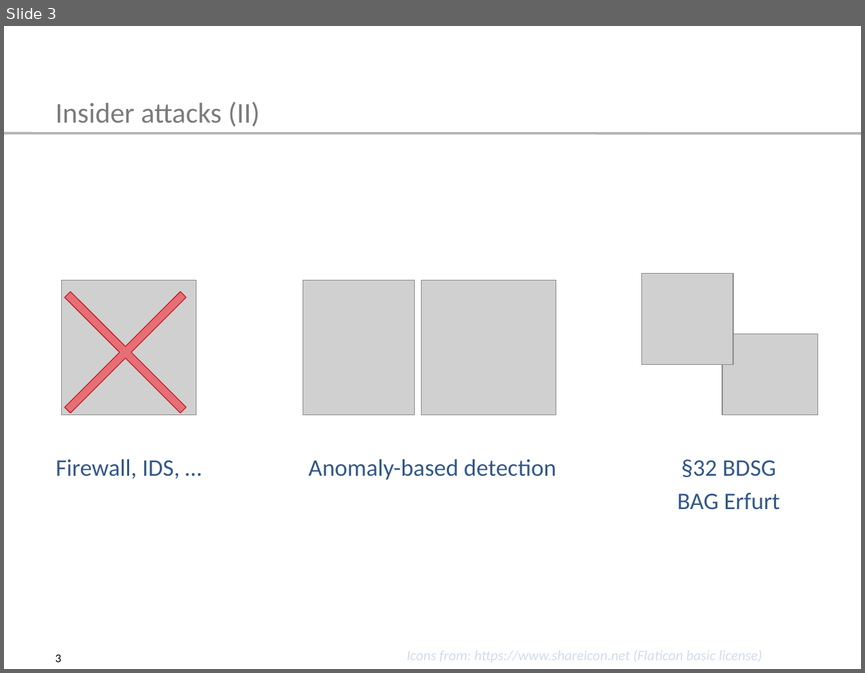
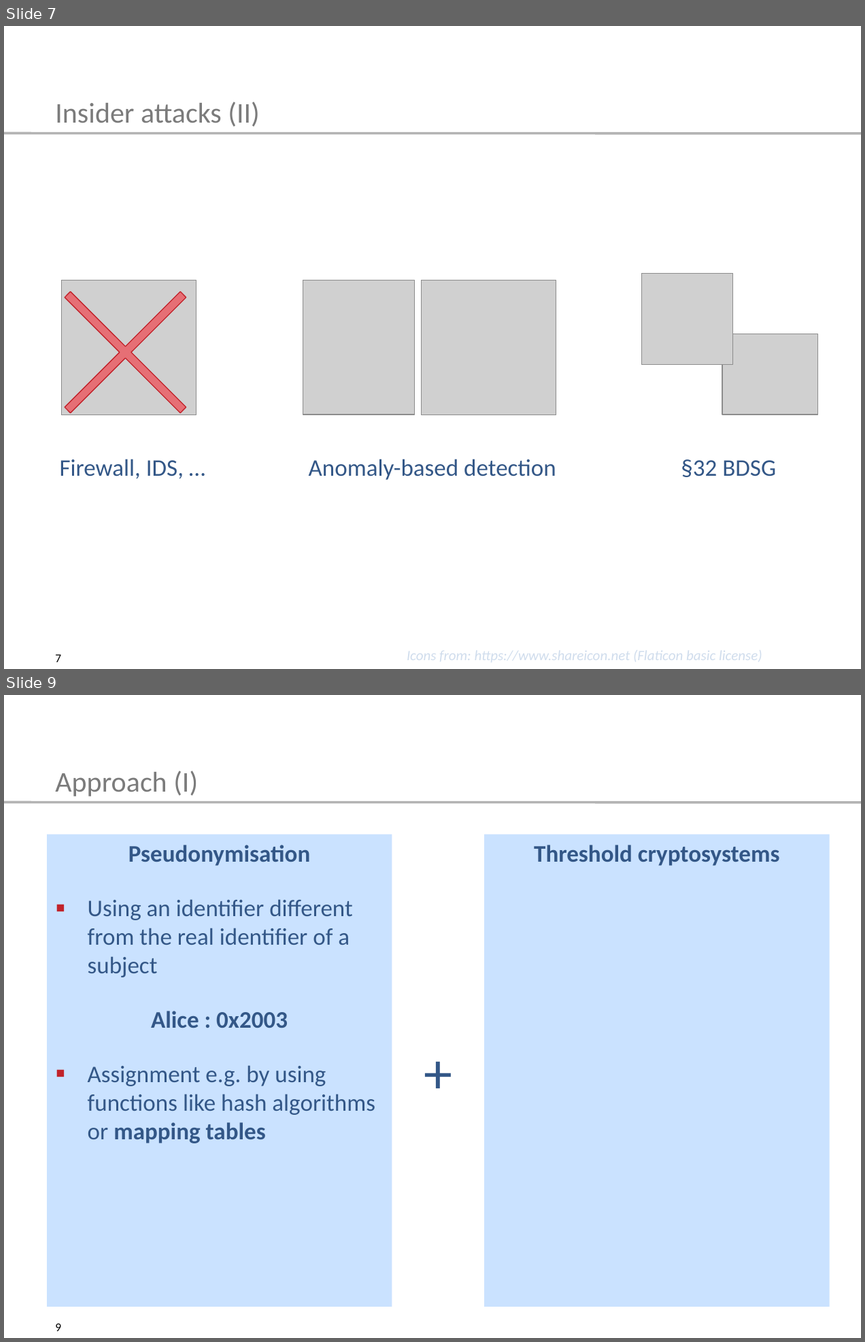
Before and after one commit to tompetersen/master-thesis, a slide deck: pet-con/Talk_PET_CON.odp. Shown one above the other, each under a label of ours: slide 3 before the commit, slides 7 and 9 after it; the slides between them are not shown. The pictures are 865x673 and 865x1342 pixels, drawn with LibreOffice and Linux fonts; fonts in the diff are those of the drawing; grey boxes stand for pictures. Boxes give left, top, right and bottom in pixels: in the first picture for what was removed or moved away, otherwise in the second. Text is boxed around its words. In the diff, an @@ line names an element or a change of style, - is before the commit and + after.

```diff
--- a/pet-con/Talk_PET_CON.odp
+++ b/pet-con/Talk_PET_CON.odp
@@ slide 9 added at (4,695,861,1338), background #FFFFFF; not listed: 3 template elements that a slide beside it also shows @@
@@ text added at (55,770,198,796), 24 pt, text #7B7B7B @@
+Approach (I)
@@ rectangle added at (47,834,392,1306), fill #CAE2FF, 20 pt, text #335787 @@
+Pseudonymisation
+▪ Using an identifier different from the real identifier of a subject
+Alice : 0x2003
+▪ Assignment e.g. by using functions like hash algorithms or mapping tables
@@ text added at (392,834,485,1306), 48 pt, text #335787 @@
++
@@ rectangle added at (485,834,830,1306), fill #CAE2FF, 20 pt, text #335787, bold @@
+Threshold cryptosystems
@@ what was slide 3 is now slide 7 @@
@@ slide 7 changed as well @@
@@ text "Firewall, IDS, …" at (60,458,184,479): less space between paragraphs @@
@@ text "§32 BDSG" at (681,459,776,477): less space between paragraphs @@
@@ text at (677,492,780,509): paragraph removed @@
-BAG Erfurt
@@ page number at (55,654,61,662): text changed @@
-3
+7
```
Also in this commit, not shown: 13 other slides changed, 9 other slides added, 1 slide removed, 1 other file.
